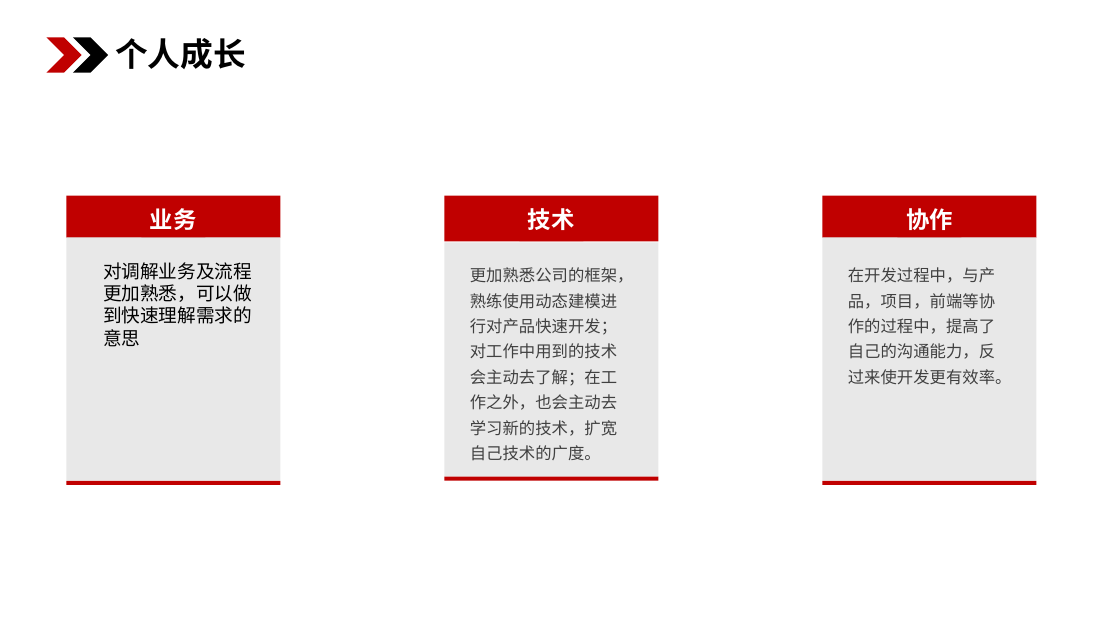
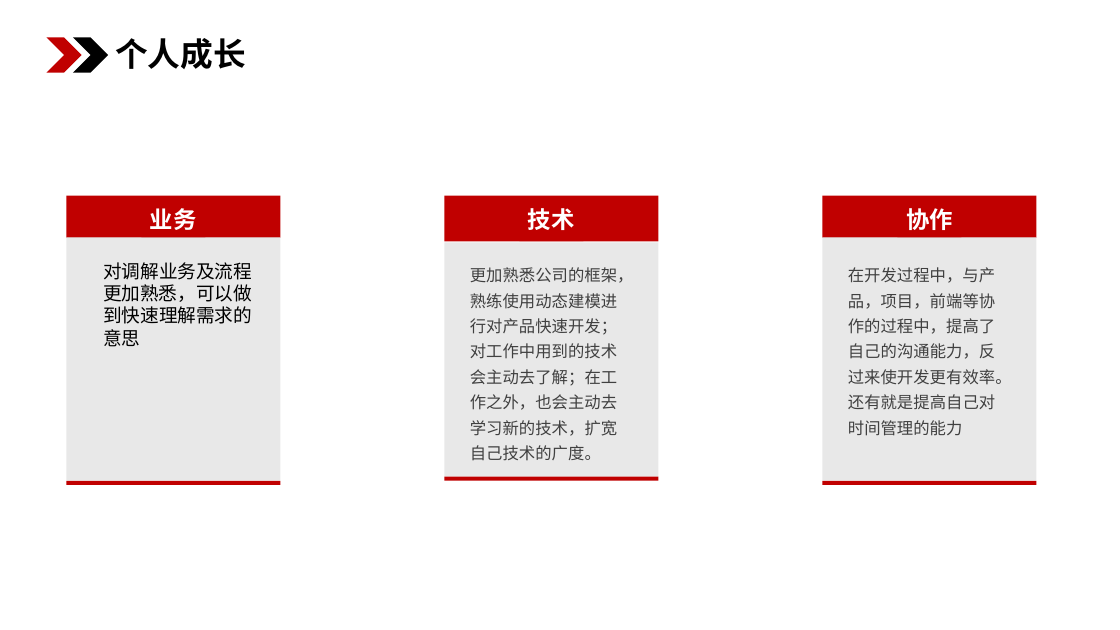
Before and after one commit to lsl645031854/ppt, a slide deck: slide 12 of 述职报告-李帅领.pptx (slide 7 before the commit). Drawn at 1120x630 pixels with LibreOffice and Linux fonts; fonts in the diff are those of the drawing. Boxes give left, top, right and bottom in pixels: in the first picture for what was removed or moved away, otherwise in the second. Text is boxed around its words. In the diff, an @@ line names an element or a change of style, - is before the commit and + after.

```diff
--- a/述职报告-李帅领.pptx
+++ b/述职报告-李帅领.pptx
@@ text at bbox=[848, 394, 995, 436]: paragraph added @@
+还有就是提高自己对时间管理的能力
```
Also in this commit, not shown: 2 other slides changed, 5 slides added.
